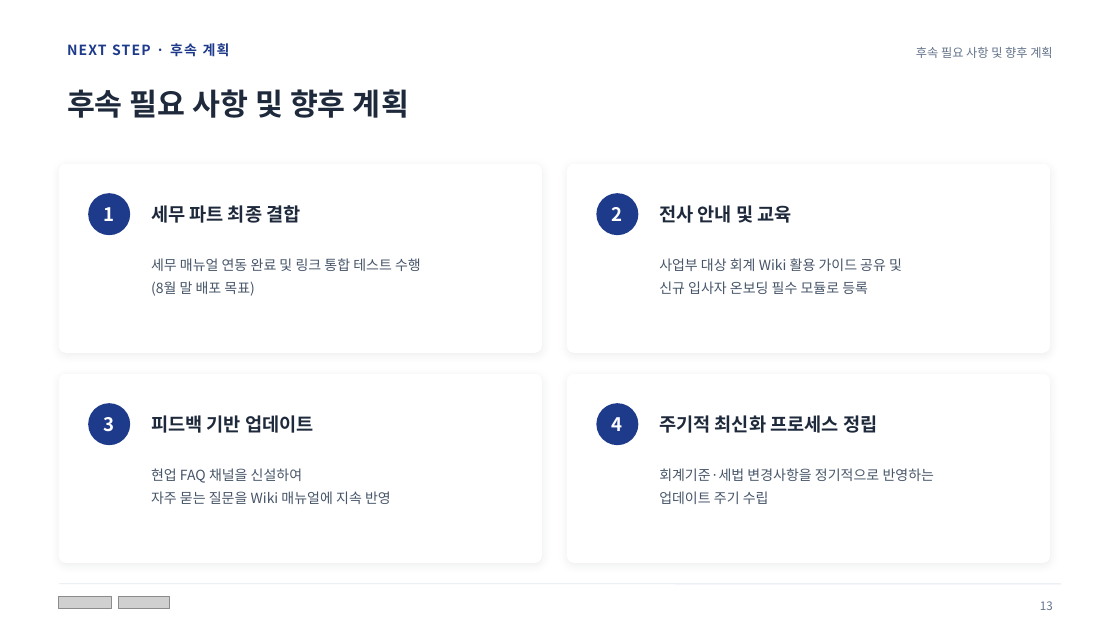
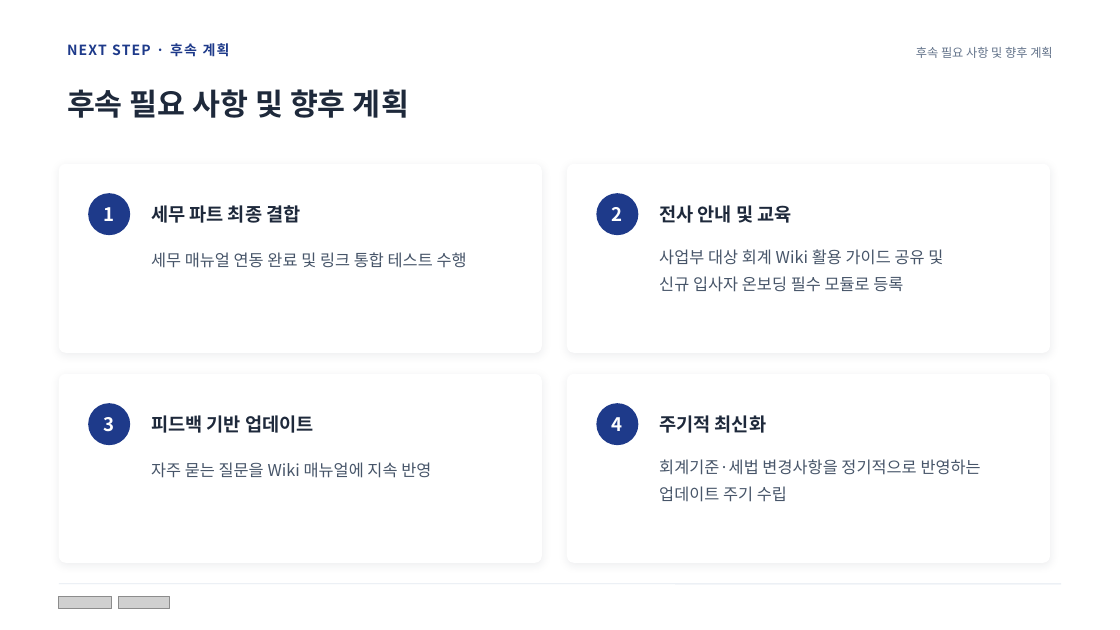
Before and after one commit to mdj11-netizen/vs-code, a slide deck: slide 28 of 과제pt/PPT/최종발표_회계Wiki구축_문동진_v2.pptx (slide 15 before the commit). Drawn at 1120x630 pixels with LibreOffice and Linux fonts; fonts in the diff are those of the drawing; grey boxes stand for pictures; background and template pictures are left out. Boxes give left, top, right and bottom in pixels: in the first picture for what was removed or moved away, otherwise in the second. Text is boxed around its words. In the diff, an @@ line names an element or a change of style, - is before the commit and + after.

```diff
--- a/과제pt/PPT/최종발표_회계Wiki구축_문동진_v2.pptx
+++ b/과제pt/PPT/최종발표_회계Wiki구축_문동진_v2.pptx
@@ text "사업부 대상 회계 Wiki 활용 ...": place and size @@
-text "사업부 대상 회계 Wiki 활용 ..." at <box>659,258,902,294</box>
+text "사업부 대상 회계 Wiki 활용 ..." at <box>659,249,943,292</box>
@@ text at <box>151,281,255,296</box>: paragraph removed @@
-(8월 말 배포 목표)
@@ text at <box>659,415,766,433</box>: text changed @@
-주기적 최신화 프로세스 정립
+주기적 최신화
@@ size 12 to 14 pt in 4 elements at <box>659,249,943,292</box>, <box>659,459,981,502</box>, <box>151,252,467,268</box>, <box>151,462,431,478</box> @@
@@ text at <box>151,468,303,483</box>: paragraph removed @@
-현업 FAQ 채널을 신설하여
@@ text "회계기준·세법 변경사항을 정기적으로 반영하는 업데이트 ...": place and size @@
-text "회계기준·세법 변경사항을 정기적으로 반영하는 업데이트 ..." at <box>659,468,934,504</box>
+text "회계기준·세법 변경사항을 정기적으로 반영하는 업데이트 ..." at <box>659,459,981,502</box>
@@ text removed at <box>1040,601,1053,610</box> @@
-13
```
Also in this commit, not shown: 12 other slides changed, 15 slides added, 2 slides removed, 6 other files.
